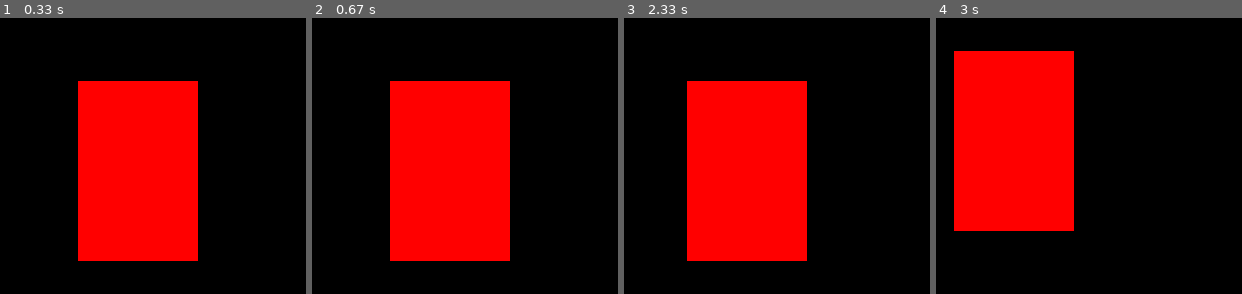
Above: before the commit, frames 1-4 (left to right).
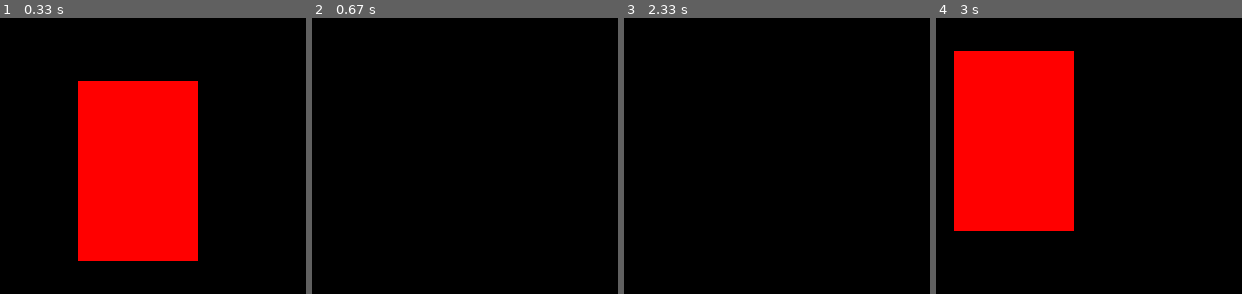
Above: after the commit, the same moments.

Repository: rohitchauraisa1997/Personal-Projects
Game: pygame game, started from learning_pygame/learn.py
The game is run twice, just before and just after one commit, with the same random seed, the same clock (stepped at 60 frames per second) and the same inputs.
Inputs:
- Up to frame 1 (0.33 s): no input
- Up to frame 2 (0.67 s): tap Space at 0.33 s
- Up to frame 3 (2.33 s): hold Left from 2.23 s (still down)
- Up to frame 4 (3 s): release Left at 2.7 s; hold Up from 2.73 s (still down)

Frame 1 is identical in both runs. In frame 2, 26% of the frame differs, in the area x 25-65%, y 22-89%; in frame 3, 26%; in frame 4, nothing differs.

Commit message:
rendering jump

Diff:
--- a/learning_pygame/learn.py
+++ b/learning_pygame/learn.py
@@ -39,14 +39,25 @@
     if keys[pygame.K_RIGHT] and x < SCREEN_WIDTH-width-vel:
         x += vel
 
-    if keys[pygame.K_UP] and y > vel:
-        y -= vel
+    if not is_jump:
+        if keys[pygame.K_UP] and y > vel:
+            y -= vel
 
-    if keys[pygame.K_DOWN] and y < SCREEN_HEIGHT-height-vel:
-        y += vel
+        if keys[pygame.K_DOWN] and y < SCREEN_HEIGHT-height-vel:
+            y += vel
 
-    if keys[pygame.K_SPACE]:
-        is_jump = True
+        if keys[pygame.K_SPACE]:
+            is_jump = True
+    else:
+        if jump_count >= -10:
+            neg = 1
+            if jump_count < 0:
+                neg = -1
+            y -= (jump_count ** 2)*neg
+            jump_count -=1
+        else:
+            is_jump = False
+            jump_count = 10
 
     win.fill((0,0,0))
     # rect parameters -> surface, color, rect
